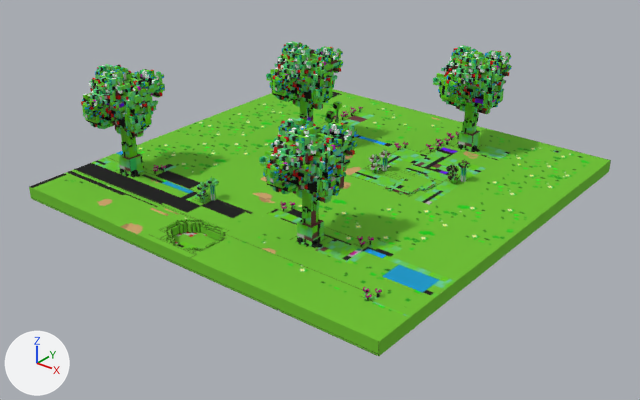
Renders of the OBJ model Assets/PrefabsJoel/Pradera3.obj from each side of a commit.
Rendered twice from a camera (50 mm lens) standing at (38.6, -49.5, 24.3) and looking at (0.9, -2.3, -5.0). Arrows for +X, +Y and +Z are at lower left; the lights stay in place. Where no turn or scale is listed for an object, it has been applied to the vertices. Vertices at the same position are counted once.

Objects in the first picture: 'Pradera3'.
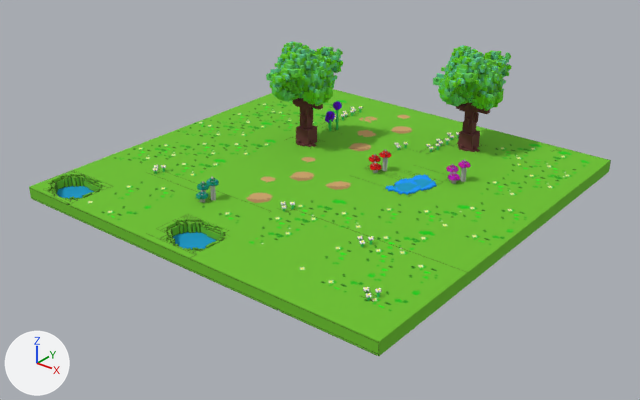
Boxes (x1, y1, x2, y2) around the edits, measured in the pictures (640 x 400 px):
part 1 of me_pradera3, cut back
    before: (30, 64, 467, 308)
    after: (29, 149, 467, 355)
part 2 of me_pradera3, surface changed
    both: (153, 41, 585, 317)

What changed in the scene script:
```text
Change me_pradera3:
    used by ob_pradera3; location = (0.0, 0.0, 0.0)
    remove me_pradera3.from_pydata(...)  # 17642 vertices, 15008 faces; spans x -16.0..16.0, y -16.0..16.0, z -4.8..4.8
    add me_pradera3.from_pydata(...)  # 11030 vertices, 9280 faces; spans x -16.0..16.0, y -16.0..16.0, z -4.8..4.8
    me_pradera3 part 1: 7075 vertices removed from x -16.0..16.0, y -16.0..-6.5, z -3.8..4.8; 503 vertices added at x -16.0..16.0, y -16.0..-7.3, z -4.7..-3.8
    me_pradera3 part 2: 6278 kept faces spanning x -16.0..16.0, y -16.0..15.4, z -4.8..4.8 get new texture (UV) coordinates
```
